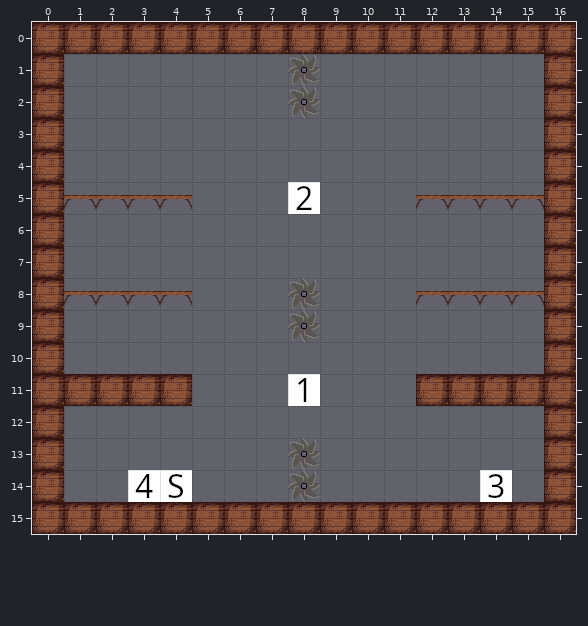
An edit to a level. Tiled map, editor/Level5.tmx. Above, as it was before the edit.
Cells are 32x32 px. Shown: x 0..16, y 0..15. The old version is drawn lined up with the new one.
New version:
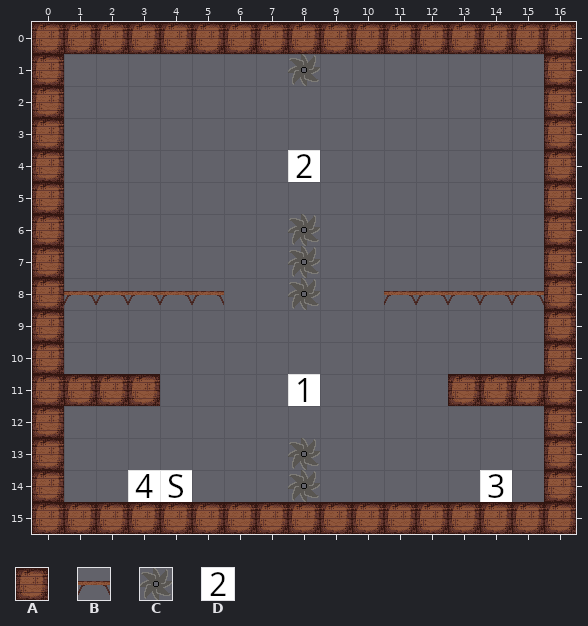
Key: from "Base": A 1 "block", B 2 "plat", C 3 "saw", D 11 "2".
_ is an empty cell.
The exact change:
map size 30x20 -> 17x16 cells (old content now starts at -4,-4; both pictures use the new coordinates)
Layer "Tile Layer 1":
Tile B is added in row 8 at x 5 and 11.
Tile C is added in rows 6 to 7 at x 8.
Tile D is added in row 4 at x 8.
The author cleared tile A in row 11 at x 4 and 12.
The author cleared tile B in row 5 at x 1 to 4 and 12 to 15.
The author cleared tile C in row 2 at x 8; in row 9 at x 8.
The author cleared tile D in row 5 at x 8.
